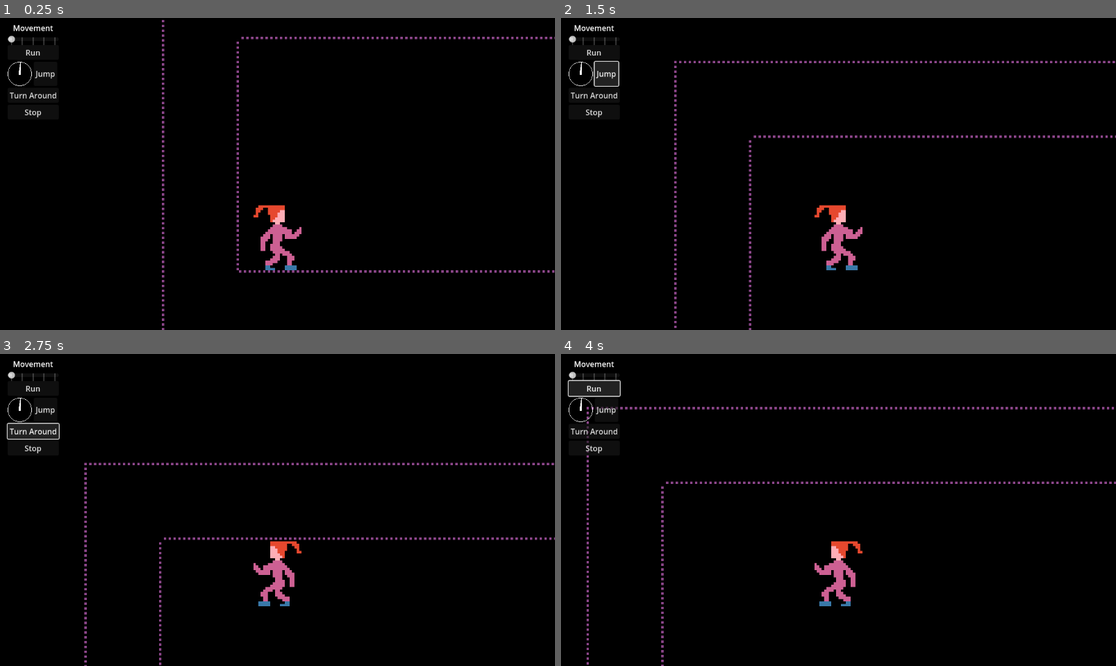
Above: before the commit, frames 1-4 (two rows, left to right).
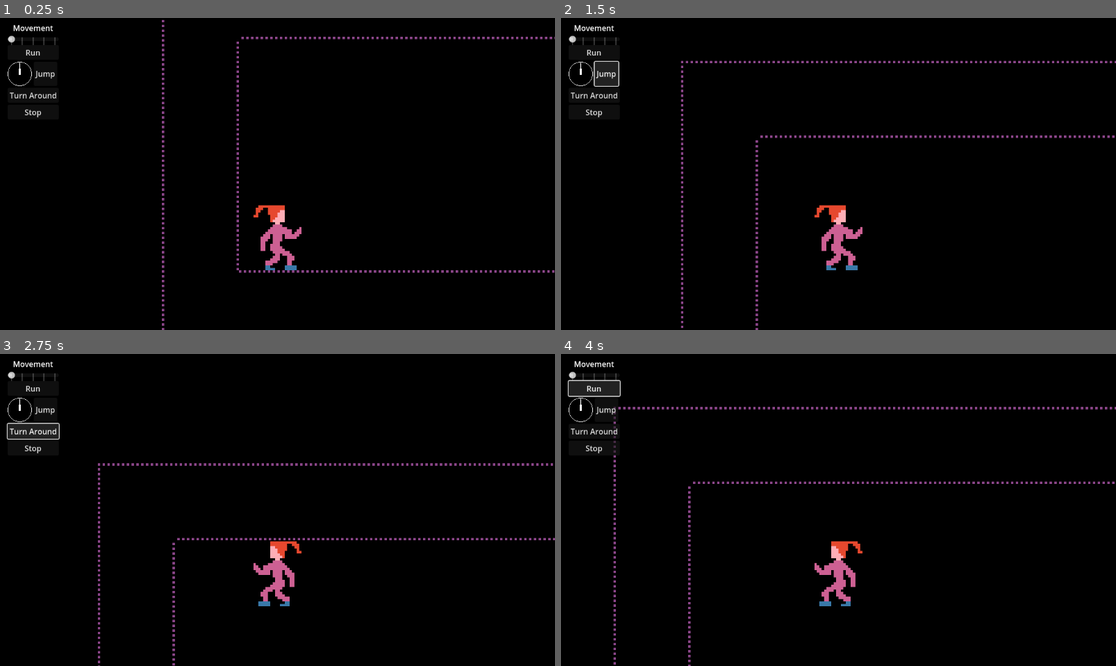
Above: after the commit, the same moments.

Repository: CloneDeath/LoveIsFury
Game: Godot game, scene res://Game.tscn
The game is run twice, just before and just after one commit, with the same random seed, the same clock (stepped at 60 frames per second) and the same inputs.
Inputs:
- Up to frame 1 (0.25 s): no input
- Up to frame 2 (1.5 s): click "Run" at 0.5 s; click "Jump" at 1.25 s
- Up to frame 3 (2.75 s): click "Turn Around" at 2 s
- Up to frame 4 (4 s): click "Stop" at 2.75 s; click "Run" at 3.5 s

The runs differ from the first frame. In frame 1, less than 0.1% of the frame differs, in the area x 3-4%, y 14-17%; in frame 2, 2.0%; in frame 3, 1.5%; in frame 4, 2.1%, in the area x 3-100%, y 14-100%.

Commit message:
started converting action buttons

Diff:
--- a/Game.tscn
+++ b/Game.tscn
@@ -1,6 +1,6 @@
 [gd_scene load_steps=6 format=3 uid="uid://cqpt05ck1lwfw"]
 
-[ext_resource type="PackedScene" uid="uid://ctfb60rssirxr" path="res://player/PlayerController.tscn" id="1_4bxe8"]
+[ext_resource type="PackedScene" uid="uid://ctfb60rssirxr" path="res://player/controls/PlayerController.tscn" id="1_4bxe8"]
 [ext_resource type="Script" path="res://Game.gd" id="1_77i0t"]
 [ext_resource type="PackedScene" uid="uid://dvc74cl5ndp5r" path="res://levels/DebugRoom.tscn" id="1_oby24"]
 [ext_resource type="Script" path="res://FollowCamera.gd" id="2_wbkq2"]
--- a/player/PlayerController.gd
+++ /dev/null
@@ -1,22 +0,0 @@
-extends Control
-
-@export var player: Player;
-signal advance_time(amount: float);
-
-func _on_jump_pressed():
-	player.stop();
-	player.jump(%JumpDirection.vector);
-	advance_time.emit(0.1);
-
-func _on_stop_button_pressed():
-	advance_time.emit(0.1);
-
-func _on_run_button_pressed():
-	var speed = %MoveSpeed.value / 100.0;
-	player.move_forward(speed);
-	advance_time.emit(0.1);
-
-func _on_turn_around_pressed():
-	player.stop();
-	player.turn_around();
-	advance_time.emit(0.1);
--- /dev/null
+++ b/player/controls/ActionButton.gd
@@ -0,0 +1,5 @@
+extends Button
+class_name ActionButton
+
+func execute(_target: Player):
+	pass;
--- /dev/null
+++ b/player/controls/ActionButton.tscn
@@ -0,0 +1,9 @@
+[gd_scene load_steps=2 format=3 uid="uid://h2kq2wg4lg7f"]
+
+[ext_resource type="Script" path="res://player/controls/ActionButton.gd" id="1_1erfn"]
+
+[node name="ActionButton" type="Button" groups=["ActionButton"]]
+offset_right = 8.0
+offset_bottom = 8.0
+text = "Action"
+script = ExtResource("1_1erfn")
--- a/player/DirectionPicker.tscn
+++ b/player/controls/DirectionPicker.tscn
@@ -1,6 +1,6 @@
 [gd_scene load_steps=3 format=3 uid="uid://b15ntxi042cgp"]
 
-[ext_resource type="Script" path="res://player/DirectionPicker.gd" id="1_un8jx"]
+[ext_resource type="Script" path="res://player/controls/DirectionPicker.gd" id="1_un8jx"]
 
 [sub_resource type="Curve" id="Curve_ns5am"]
 _data = [Vector2(0, 1), 0.0, 0.0, 0, 0, Vector2(1, 0.120879), 0.0, 0.0, 0, 0]
--- /dev/null
+++ b/player/controls/PlayerController.gd
@@ -0,0 +1,22 @@
+extends Control
+
+@export var player: Player;
+signal advance_time(amount: float);
+
+func _ready():
+	var callback = Callable(_on_action_button_pressed)
+	var nodes = get_tree().get_nodes_in_group("ActionButton");
+	for node: ActionButton in nodes:
+		node.pressed.connect(callback.bind(node));
+
+func _on_action_button_pressed(actionButton: ActionButton):
+	actionButton.execute(player);
+	advance_time.emit(0.1);
+
+func _on_stop_button_pressed():
+	advance_time.emit(0.1);
+
+func _on_turn_around_pressed():
+	player.stop();
+	player.turn_around();
+	advance_time.emit(0.1);
--- a/player/PlayerController.tscn
+++ b/player/controls/PlayerController.tscn
@@ -1,7 +1,10 @@
-[gd_scene load_steps=3 format=3 uid="uid://ctfb60rssirxr"]
+[gd_scene load_steps=6 format=3 uid="uid://ctfb60rssirxr"]
 
-[ext_resource type="Script" path="res://player/PlayerController.gd" id="1_2htms"]
-[ext_resource type="PackedScene" uid="uid://b15ntxi042cgp" path="res://player/DirectionPicker.tscn" id="2_gxk3l"]
+[ext_resource type="Script" path="res://player/controls/PlayerController.gd" id="1_2htms"]
+[ext_resource type="PackedScene" uid="uid://b15ntxi042cgp" path="res://player/controls/DirectionPicker.tscn" id="2_gxk3l"]
+[ext_resource type="PackedScene" uid="uid://h2kq2wg4lg7f" path="res://player/controls/ActionButton.tscn" id="2_ncpyy"]
+[ext_resource type="Script" path="res://player/controls/actions/RunButton.gd" id="3_defh7"]
+[ext_resource type="Script" path="res://player/controls/actions/JumpButton.gd" id="5_jqlmr"]
 
 [node name="PlayerController" type="HBoxContainer"]
 anchors_preset = 15
@@ -29,9 +32,10 @@
 tick_count = 5
 ticks_on_borders = true
 
-[node name="RunButton" type="Button" parent="Movement"]
+[node name="RunButton" parent="Movement" instance=ExtResource("2_ncpyy")]
 layout_mode = 2
 text = "Run"
+script = ExtResource("3_defh7")
 
 [node name="Jumping" type="HBoxContainer" parent="Movement"]
 layout_mode = 2
@@ -41,9 +45,10 @@
 custom_minimum_size = Vector2(50, 50)
 layout_mode = 2
 
-[node name="Jump" type="Button" parent="Movement/Jumping"]
+[node name="JumpButton" parent="Movement/Jumping" instance=ExtResource("2_ncpyy")]
 layout_mode = 2
 text = "Jump"
+script = ExtResource("5_jqlmr")
 
 [node name="TurnAroundButton" type="Button" parent="Movement"]
 layout_mode = 2
@@ -53,7 +58,5 @@
 layout_mode = 2
 text = "Stop"
 
-[connection signal="pressed" from="Movement/RunButton" to="." method="_on_run_button_pressed"]
-[connection signal="pressed" from="Movement/Jumping/Jump" to="." method="_on_jump_pressed"]
 [connection signal="pressed" from="Movement/TurnAroundButton" to="." method="_on_turn_around_pressed"]
 [connection signal="pressed" from="Movement/StopButton" to="." method="_on_stop_button_pressed"]
--- /dev/null
+++ b/player/controls/actions/JumpButton.gd
@@ -0,0 +1,5 @@
+extends ActionButton
+
+func execute(player: Player):
+	player.stop();
+	player.jump(%JumpDirection.vector);
--- /dev/null
+++ b/player/controls/actions/RunButton.gd
@@ -0,0 +1,5 @@
+extends ActionButton
+
+func execute(player: Player):
+	var speed = %MoveSpeed.value / 100.0;
+	player.move_forward(speed);
Renamed: player/DirectionPicker.gd -> player/controls/DirectionPicker.gd
